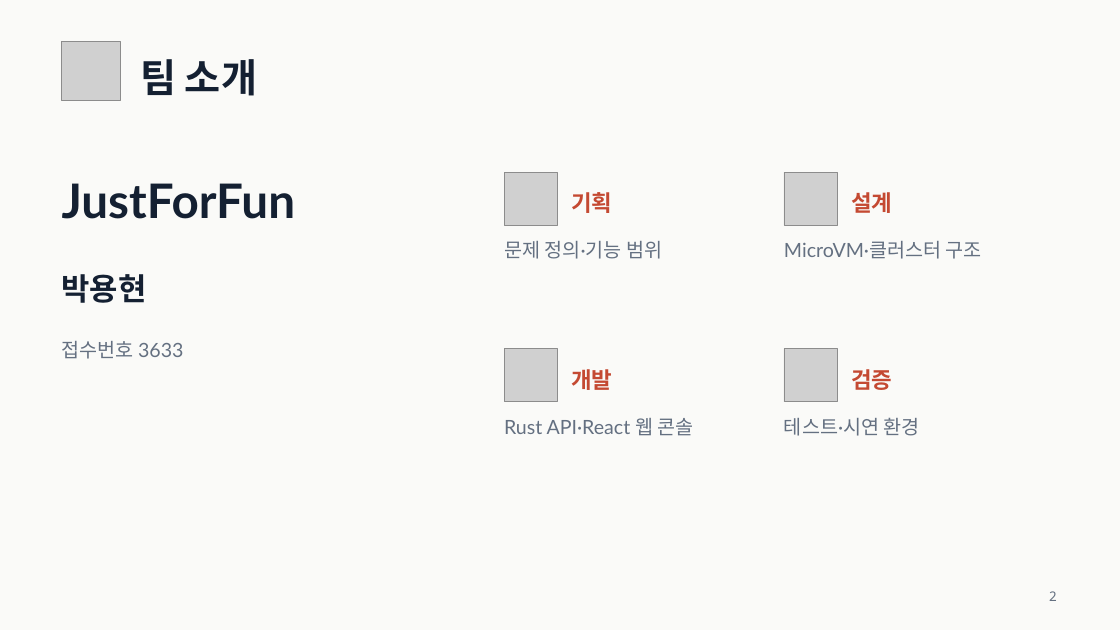
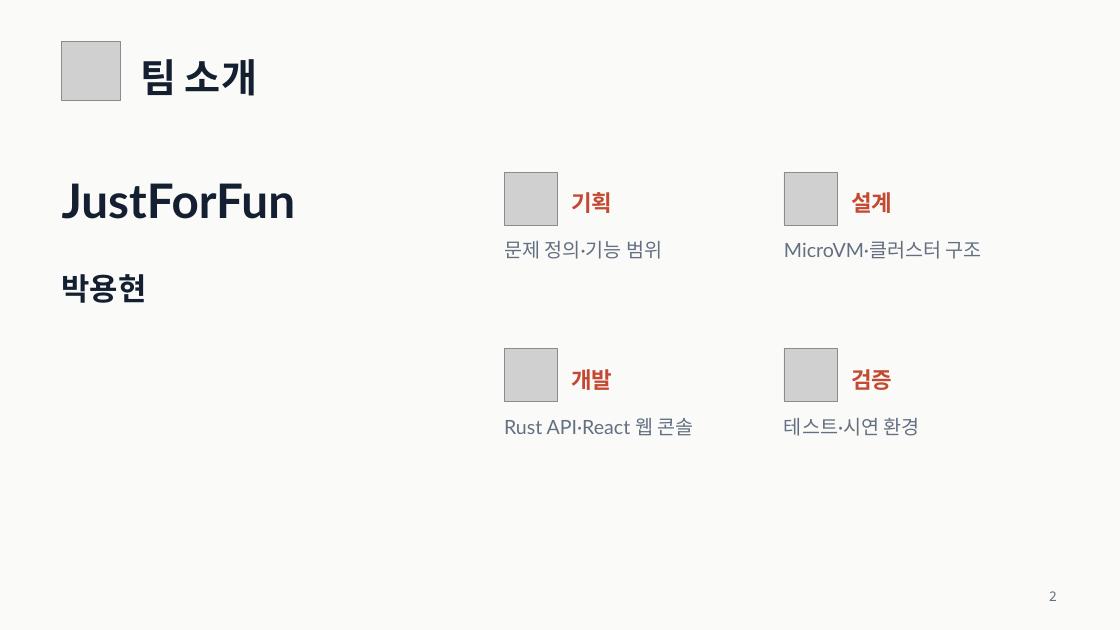
Before and after one commit to SteelCrab/Firecrab-pptx, a slide deck: slide 2 of output/Firecrab_3633_제출자료/제출파일/2026 오픈소스 개발자대회 2차 평가 발표 자료_3633_JustForFun.pptx. Drawn at 1120x630 pixels with LibreOffice and Linux fonts; fonts in the diff are those of the drawing; grey boxes stand for pictures. Boxes give left, top, right and bottom in pixels: in the first picture for what was removed or moved away, otherwise in the second. Text is boxed around its words. In the diff, an @@ line names an element or a change of style, - is before the commit and + after.

Commit message:
docs: remove entry number from team slide

```diff
--- a/output/Firecrab_3633_제출자료/제출파일/2026 오픈소스 개발자대회 2차 평가 발표 자료_3633_JustForFun.pptx
+++ b/output/Firecrab_3633_제출자료/제출파일/2026 오픈소스 개발자대회 2차 평가 발표 자료_3633_JustForFun.pptx
@@ text removed at box(62, 341, 183, 359) @@
-접수번호 3633
```
Also in this commit, not shown: 4 other files.
